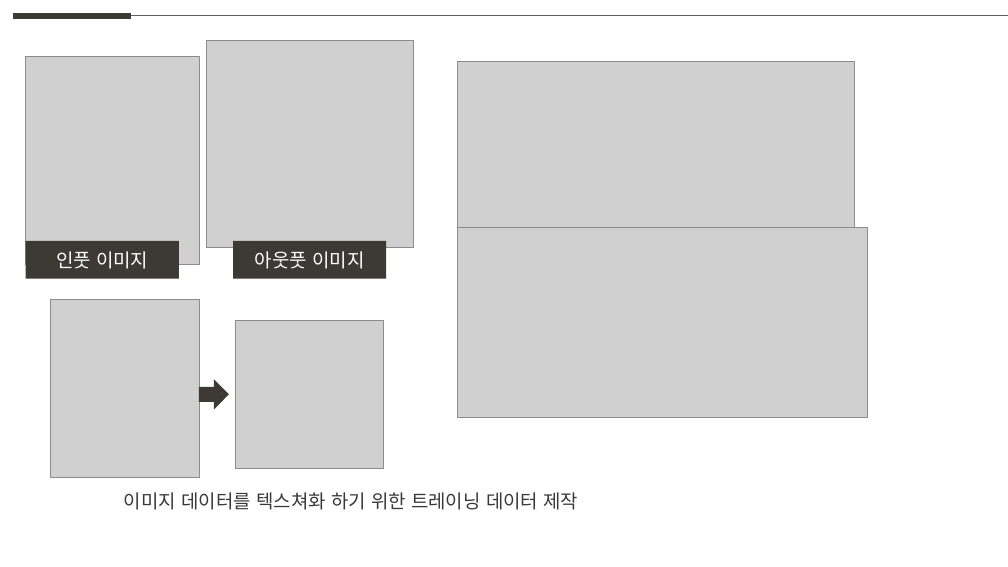
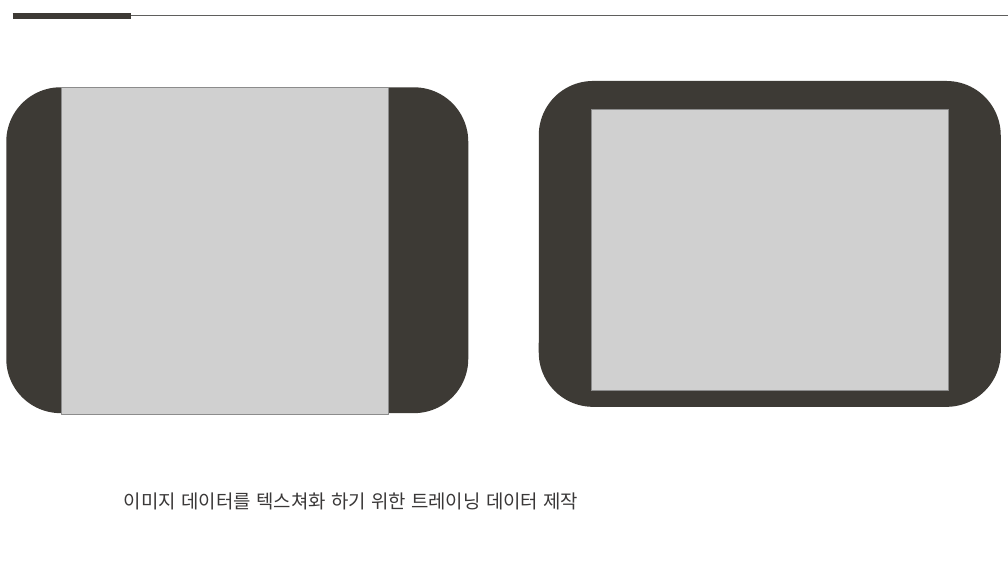
Before and after one commit to weaknessHero/Project_AvatarS, a slide deck: slide 2 of 발표자료/업데이트/LJHPPT.pptx. Drawn at 1008x567 pixels with LibreOffice and Linux fonts; fonts in the diff are those of the drawing; grey boxes stand for pictures. Boxes give left, top, right and bottom in pixels: in the first picture for what was removed or moved away, otherwise in the second. Text is boxed around its words. In the diff, an @@ line names an element or a change of style, - is before the commit and + after.

```diff
--- a/발표자료/업데이트/LJHPPT.pptx
+++ b/발표자료/업데이트/LJHPPT.pptx
@@ picture removed at (26,57,199,265) @@
@@ picture removed at (206,41,414,248) @@
@@ rounded rectangle added at (6,88,468,414), fill #3D3A35 @@
@@ picture added at (61,88,389,415) @@
@@ picture removed at (458,61,855,228) @@
@@ rounded rectangle added at (539,81,1001,407), fill #3D3A35 @@
@@ picture added at (591,110,948,391) @@
@@ picture removed at (458,228,868,418) @@
@@ rectangle removed at (26,241,178,279) @@
-인풋 이미지
@@ rectangle removed at (233,241,386,279) @@
-아웃풋 이미지
@@ picture removed at (51,299,199,478) @@
@@ picture removed at (235,320,383,468) @@
@@ right arrow removed at (199,380,229,410) @@
```
Also in this commit, not shown: 1 slide added, 1 slide removed, 3 other files.
